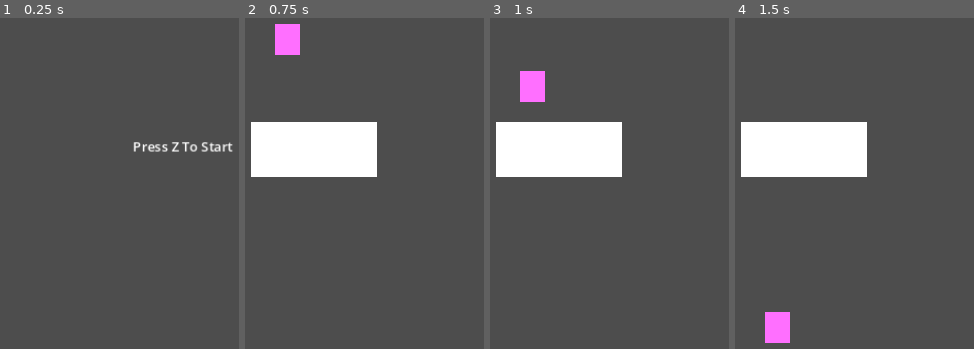
Above: before the commit, frames 1-4 (left to right).
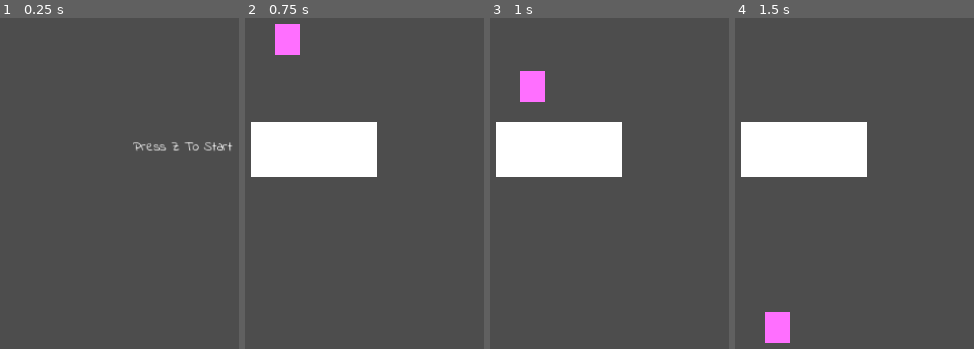
Above: after the commit, the same moments.

Repository: tkeene/LD55
Game: Godot game, scene res://00_boot/00_boot.tscn
The game is run twice, just before and just after one commit, with the same random seed, the same clock (stepped at 60 frames per second) and the same inputs.
Inputs:
- Up to frame 1 (0.25 s): no input
- Up to frame 2 (0.75 s): tap Z (Action) at 0.5, 0.6 s; hold Right (Right) from 0.53 s (still down)
- Up to frame 3 (1 s): keep holding Right (Right)
- Up to frame 4 (1.5 s): release Right (Right) at 1.28 s; hold Down (Down) from 1.28 s (still down); tap X (Toggle) at 1.35 s

The runs differ from the first frame. In frame 1, 0.7% of the frame differs, in the area x 55-98%, y 37-41%; in frame 2, nothing differs; in frame 3, nothing differs; in frame 4, nothing differs.

Commit message:
Add UI Theme with default font.

Diff:
--- a/LD55/00_boot/00_boot.tscn
+++ b/LD55/00_boot/00_boot.tscn
@@ -1,6 +1,7 @@
-[gd_scene load_steps=2 format=3 uid="uid://du5kntwpul6y7"]
+[gd_scene load_steps=3 format=3 uid="uid://du5kntwpul6y7"]
 
 [ext_resource type="Script" path="res://00_boot/00_boot.gd" id="1_cbth2"]
+[ext_resource type="Theme" uid="uid://dk2uniu5qjt3m" path="res://ui_theme.tres" id="2_x1iva"]
 
 [node name="00Boot" type="Node2D"]
 script = ExtResource("1_cbth2")
@@ -12,4 +13,5 @@
 offset_top = 263.0
 offset_right = 693.0
 offset_bottom = 465.0
+theme = ExtResource("2_x1iva")
 text = "Press Z To Start"
--- /dev/null
+++ b/LD55/ui_theme.tres
@@ -0,0 +1,8 @@
+[gd_resource type="Theme" load_steps=2 format=3 uid="uid://dk2uniu5qjt3m"]
+
+[ext_resource type="FontFile" uid="uid://dgagke6hqgc8o" path="res://fonts/IndieFlower/IndieFlower-Regular.ttf" id="1_pyxxy"]
+
+[resource]
+default_font = ExtResource("1_pyxxy")
+Fonts/fonts/large = ExtResource("1_pyxxy")
+Fonts/fonts/normal = ExtResource("1_pyxxy")
Binary file added: LD55/fonts/IndieFlower/IndieFlower-Regular.ttf
Not shown, added: LD55/fonts/IndieFlower/IndieFlower-Regular.ttf.import
Not shown, added: LD55/fonts/IndieFlower/OFL.txt
